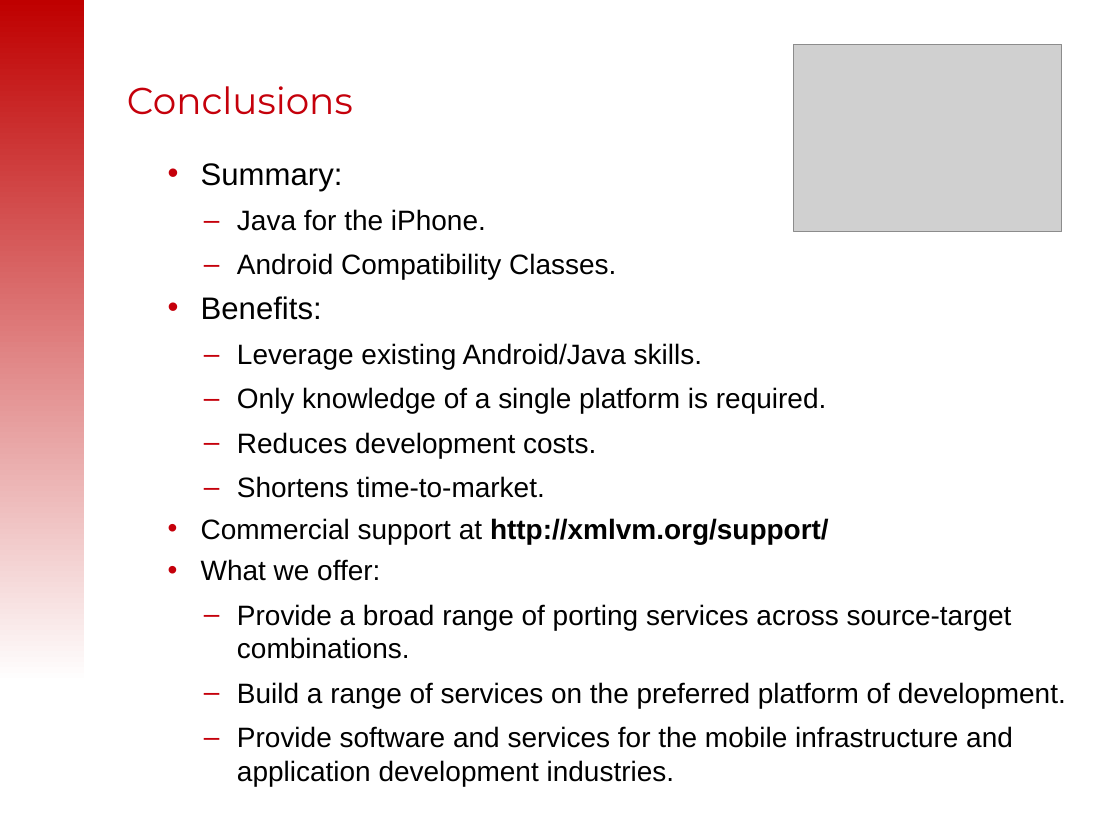
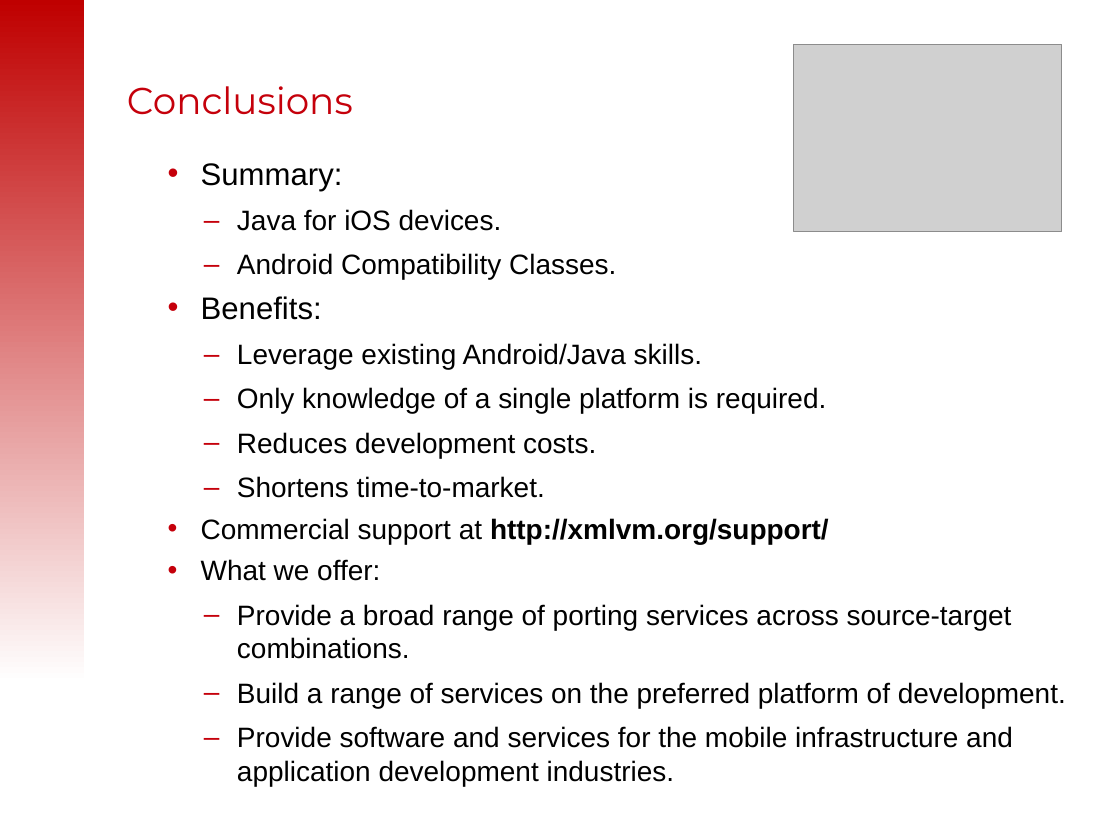
Before and after one commit to tisoft/xmlvm, a slide deck: slide 64 of doc/slides/android2iphone-master.odp (slide 63 before the commit). Drawn at 1120x840 pixels with LibreOffice and Linux fonts; fonts in the diff are those of the drawing; grey boxes stand for pictures. Boxes give left, top, right and bottom in pixels: in the first picture for what was removed or moved away, otherwise in the second. Text is boxed around its words. In the diff, an @@ line names an element or a change of style, - is before the commit and + after.

```diff
--- a/doc/slides/android2iphone-master.odp
+++ b/doc/slides/android2iphone-master.odp
@@ text at bbox=[237, 209, 502, 231]: text changed @@
-  – Java for the iPhone.
+  – Java for iOS devices.
```
Also in this commit, not shown: 13 other slides changed, 4 slides added, 3 slides removed.
